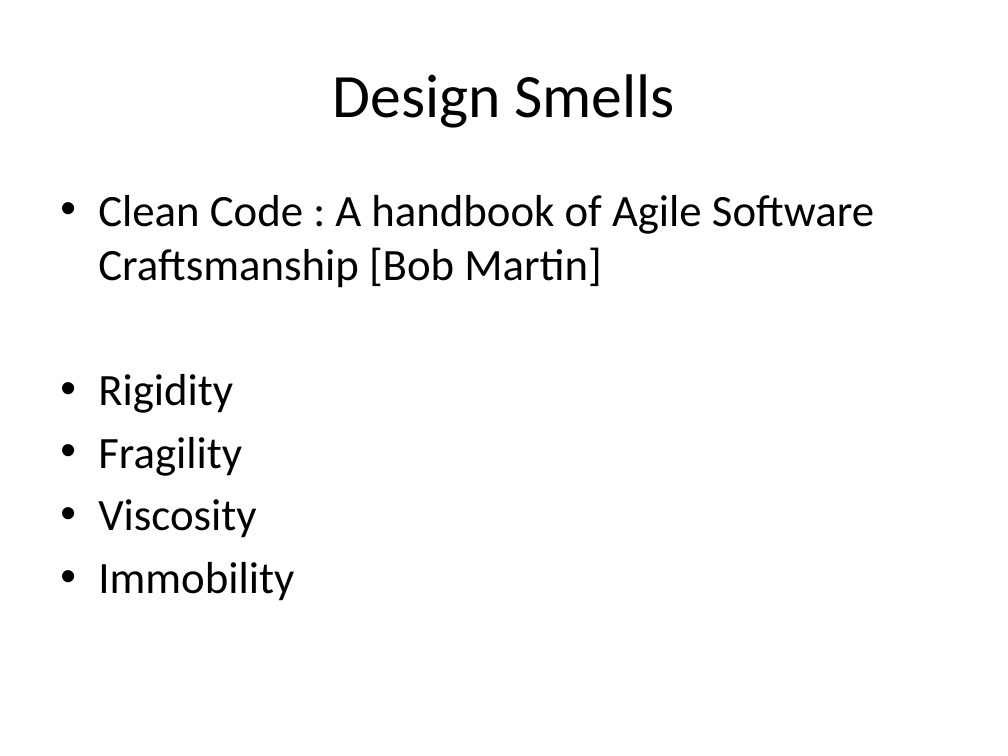
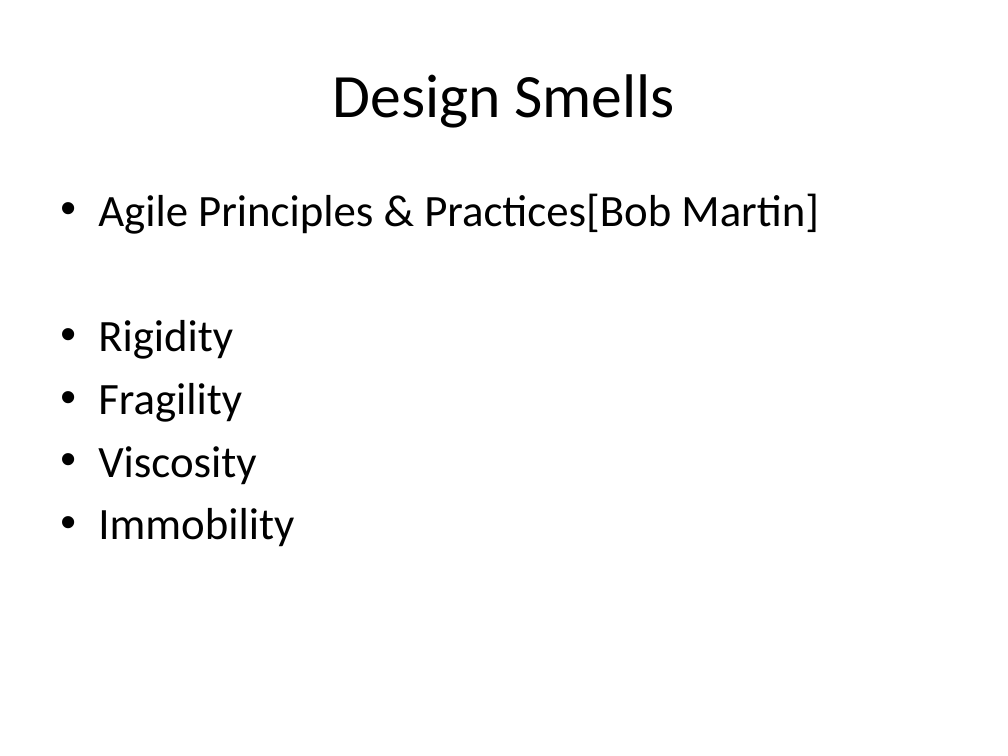
Before and after one commit to sameeri/solid, a slide deck: slide 13 of SOLID Principles of OOD v2.pptx. Drawn at 1008x756 pixels with LibreOffice and Linux fonts; fonts in the diff are those of the drawing. Boxes give left, top, right and bottom in pixels: in the first picture for what was removed or moved away, otherwise in the second. Text is boxed around its words. In the diff, an @@ line names an element or a change of style, - is before the commit and + after.

```diff
--- a/SOLID Principles of OOD v2.pptx
+++ b/SOLID Principles of OOD v2.pptx
@@ text at [98, 193, 819, 234]: text changed @@
-• Clean Code : A handbook of Agile Software Craftsmanship [Bob Martin]
+• Agile Principles & Practices[Bob Martin]
```
Also in this commit, not shown: 8 other slides changed, 12 slides added, 1 slide removed.
